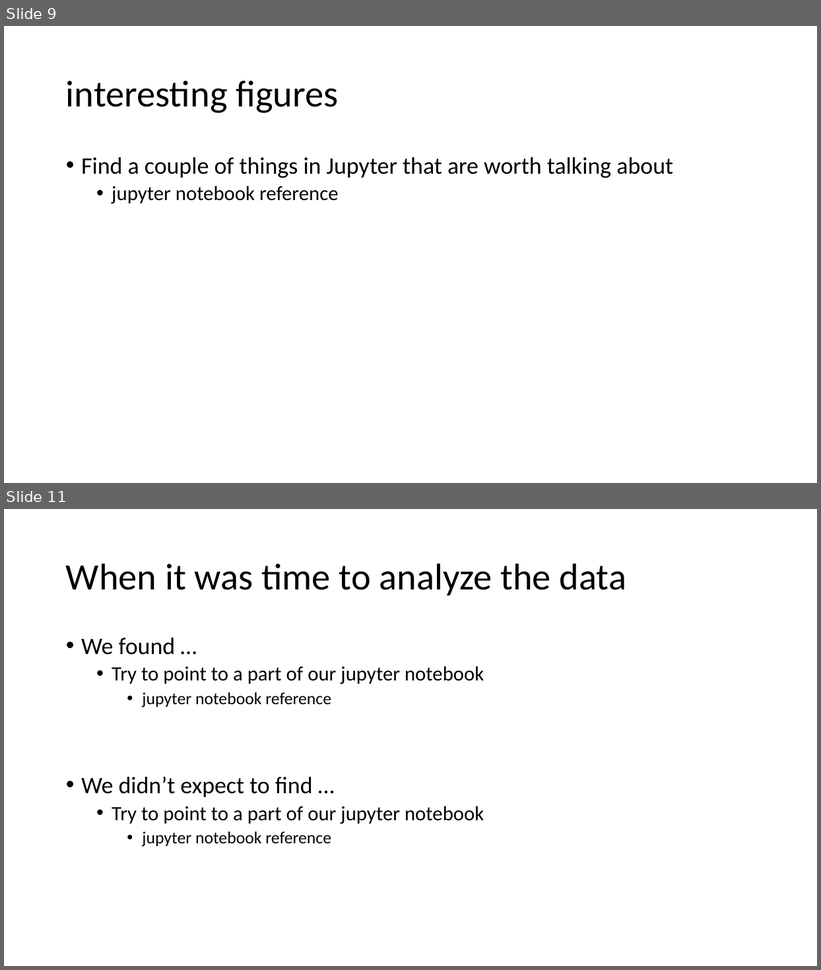
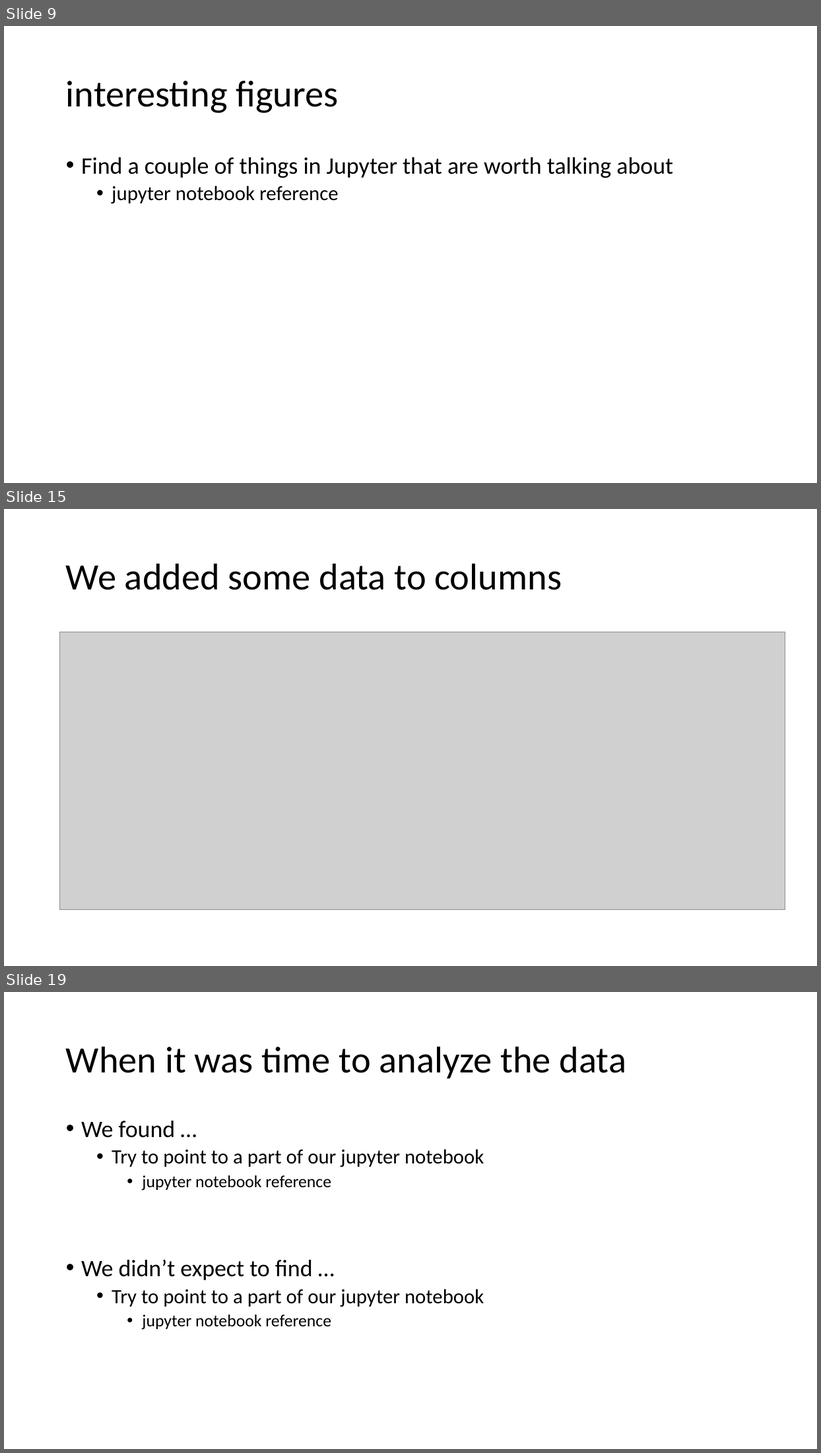
Before and after one commit to DCMilligan88/PriceVsHealth, a slide deck: Project 1 presentation.pptx. Shown one above the other, each under a label of ours: slides 9 and 11 before the commit, slides 9, 15 and 19 after it; the slides between them are not shown. The pictures are 821x970 and 821x1453 pixels, drawn with LibreOffice and Linux fonts; fonts in the diff are those of the drawing; grey boxes stand for pictures. Boxes give left, top, right and bottom in pixels: in the first picture for what was removed or moved away, otherwise in the second. Text is boxed around its words. In the diff, an @@ line names an element or a change of style, - is before the commit and + after.

```diff
--- a/Project 1 presentation.pptx
+++ b/Project 1 presentation.pptx
@@ slide 15 added at [4, 509, 817, 966], background #FFFFFF @@
@@ title added at [66, 563, 562, 590], 44 pt, text #000000 @@
+We added some data to columns
@@ picture added at [60, 632, 785, 910] @@
@@ what was slide 11 is now slide 19 @@
```
Also in this commit, not shown: 1 slide changed, 7 other slides added, 1 other file.
